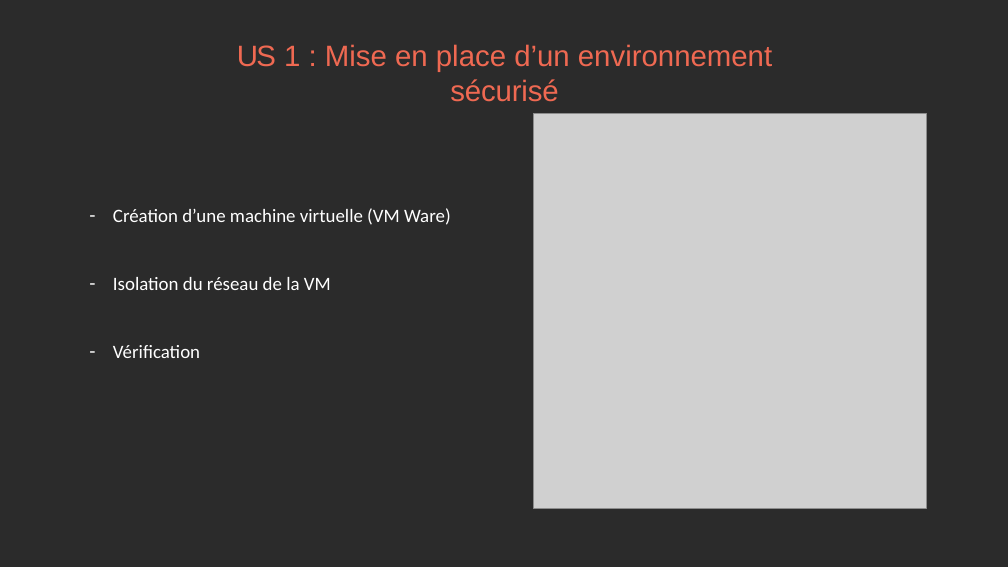
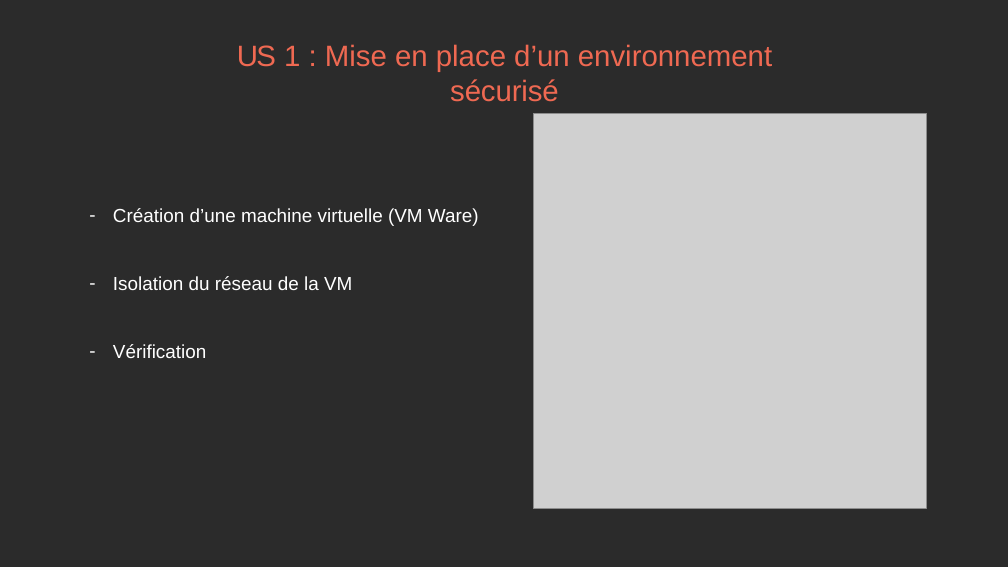
Before and after one commit to Lotratemi/Cyber-M1-NYP, a slide deck: slide 2 of Présentation.pptx. Drawn at 1008x567 pixels with LibreOffice and Linux fonts; fonts in the diff are those of the drawing; grey boxes stand for pictures; background and template pictures are left out; a plain dark background stands for a picture behind light text. Boxes give left, top, right and bottom in pixels: in the first picture for what was removed or moved away, otherwise in the second. Text is boxed around its words. In the diff, an @@ line names an element or a change of style, - is before the commit and + after.

Commit message:
Presentation update

```diff
--- a/Présentation.pptx
+++ b/Présentation.pptx
@@ text "Création d’une machine virtuelle (VM ..." at (113, 208, 479, 358): font Calibri to Arial @@
```
Also in this commit, not shown: 10 other slides changed.
